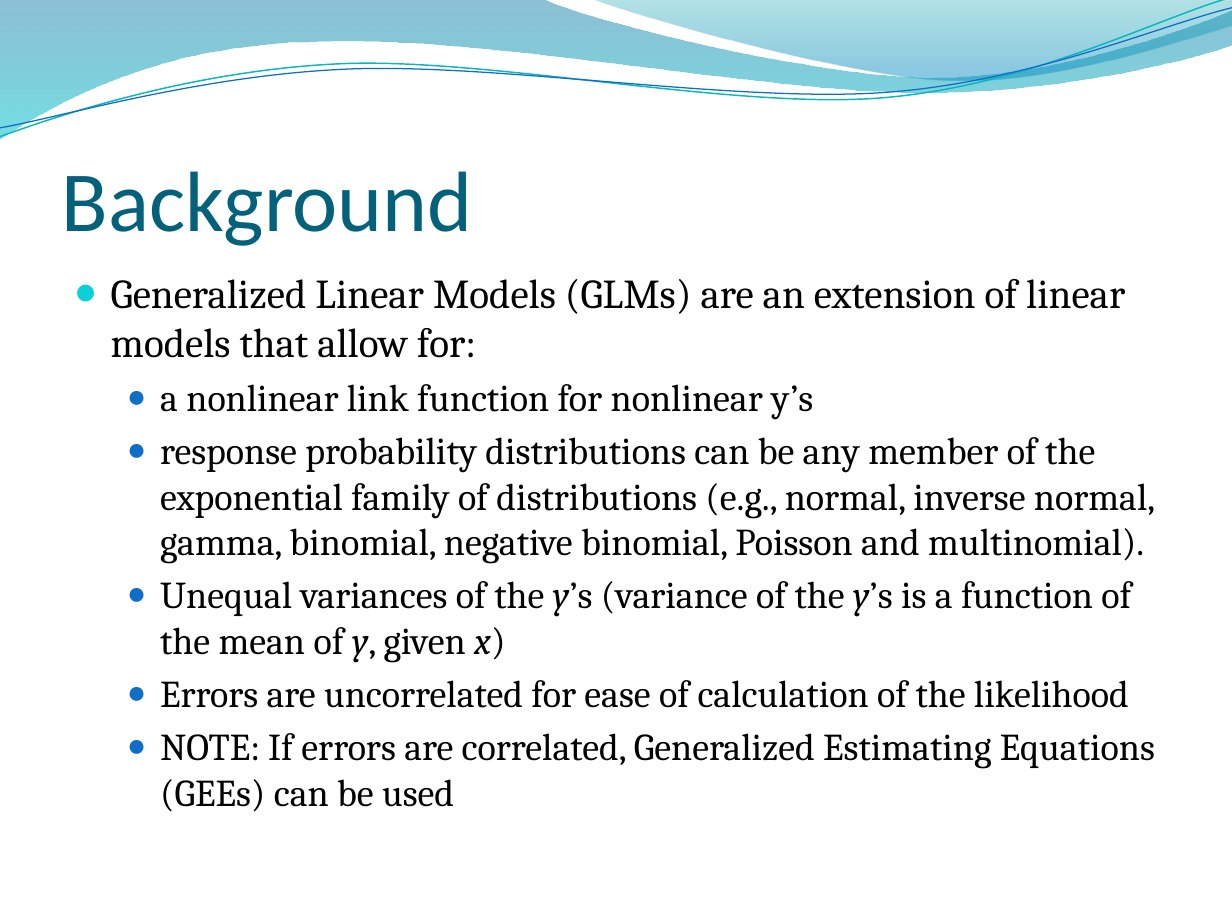
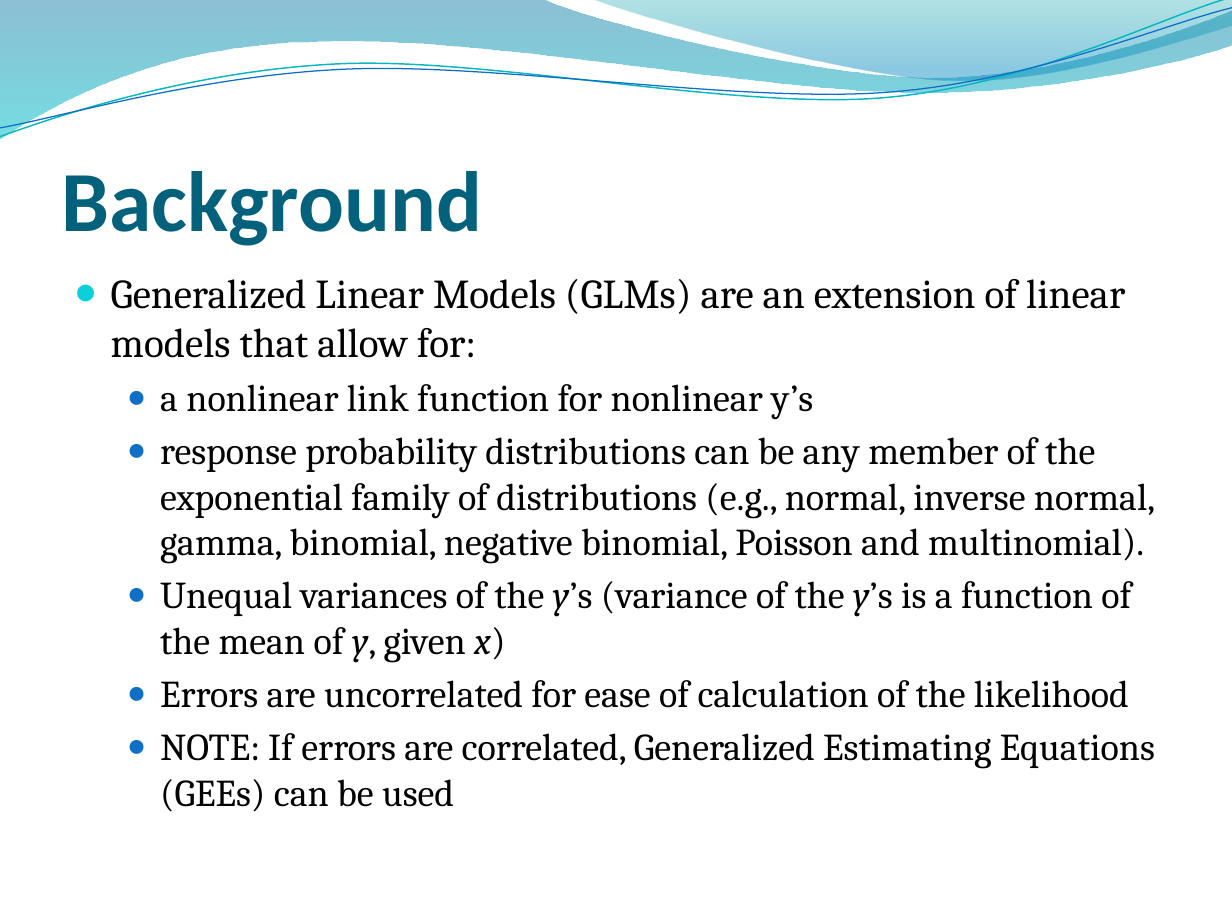
Before and after one commit to ricschuster/R_Workshop_Vienna_2018_02, a slide deck: slide 3 of ppts/Topic 8 Generalized Linear Models.pptx. Drawn at 1232x924 pixels with LibreOffice and Linux fonts; fonts in the diff are those of the drawing; background and template pictures are left out. Boxes give left, top, right and bottom in pixels: in the first picture for what was removed or moved away, otherwise in the second. Text is boxed around its words. In the diff, an @@ line names an element or a change of style, - is before the commit and + after.

```diff
--- a/ppts/Topic 8 Generalized Linear Models.pptx
+++ b/ppts/Topic 8 Generalized Linear Models.pptx
@@ title "Background" at [62,171,482,246]: bold on @@
```
Also in this commit, not shown: 13 other slides changed, 1 slide removed, 4 other files.
